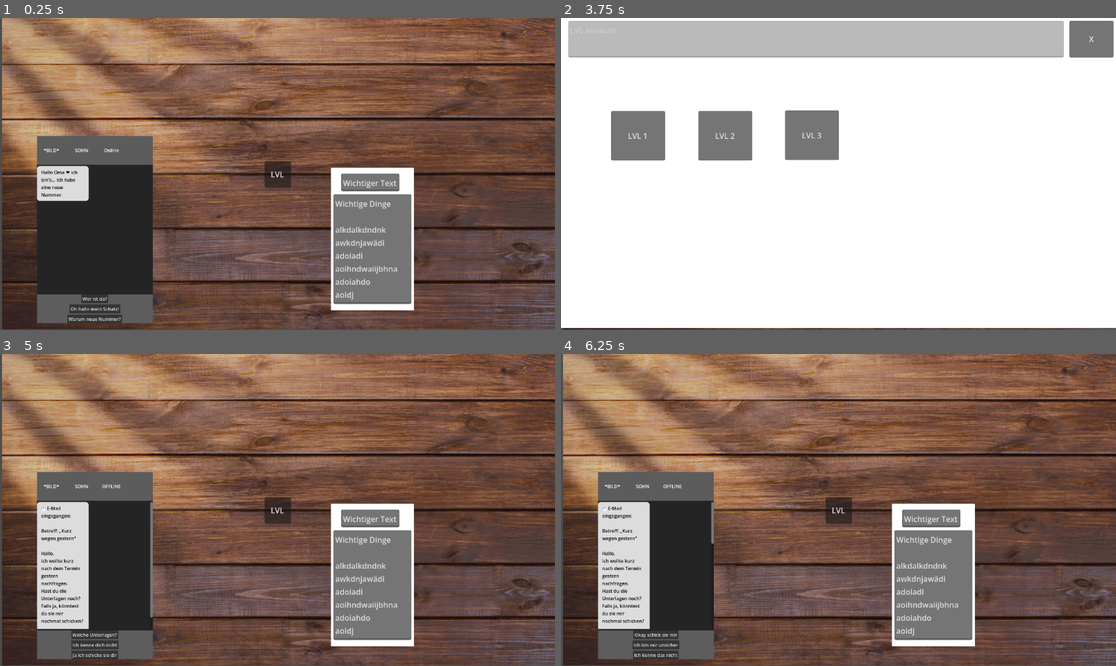
Above: before the commit, frames 1-4 (two rows, left to right).
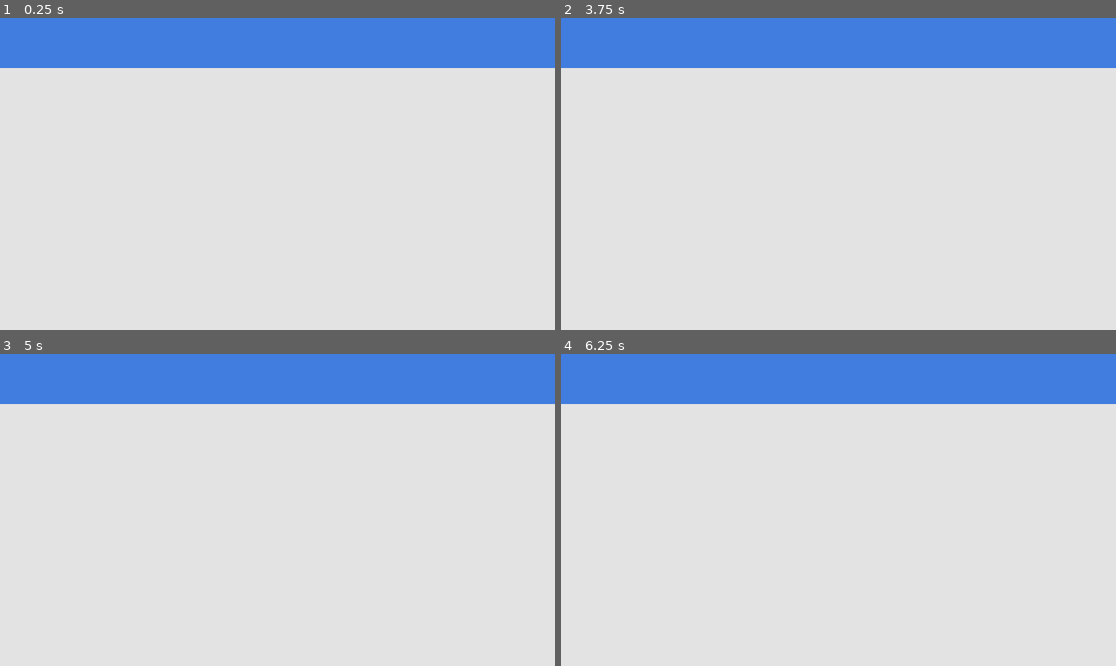
Above: after the commit, the same moments.

Repository: EgmundEGG/Enkeltrickbetr-ger-Spiel
Game: Godot game, scene res://MainMenu.tscn
The game is run twice, just before and just after one commit, with the same random seed, the same clock (stepped at 60 frames per second) and the same inputs. Before the commit the project starts from res://Handy.tscn.
Inputs (mouse positions are in pixels of both pictures, inside the frame that each line leads up to):
- Up to frame 1 (0.25 s): no input
- Up to frame 2 (3.75 s): click (655, 298) at 0.5 s, where only the run before the commit has a clickable "Wer ist da?"; click (655, 298) at 1.25 s, where only the run before the commit has a clickable "Welcher Enkel?"; click (655, 298) at 2 s, where only the run before the commit has a clickable "Wie heißt du?"; click (655, 298) at 2.75 s, where only the run before the commit has a clickable "Das ist Betrug!"; click (838, 174) at 3.5 s, where only the run before the commit has a clickable "LVL"
- Up to frame 3 (5 s): click (77, 472) at 4.25 s, where only the run before the commit has a clickable "LVL 1"
- Up to frame 4 (6.25 s): click (655, 634) at 5 s, where only the run before the commit has a clickable "Welche Unterlagen?"; click (655, 634) at 5.75 s, where only the run before the commit has a clickable "Ah jetzt erinnere ich mich"

The runs differ from the first frame. In frame 1, 99% of the frame differs, in the area x 0-100%, y 0-100%; in frame 2, 100%; in frame 3, 97%; in frame 4, 97%.

Commit message:
Erstellen des Hauptmenüs
Simple Szene aus 2 farbigen Rechtecken; Festlegen als Startszene

Diff:
--- /dev/null
+++ b/enkeltrick-betrug/MainMenu.tscn
@@ -0,0 +1,26 @@
+[gd_scene format=3 uid="uid://c4owf0cu5p2fy"]
+
+[node name="MainMenu" type="Control" unique_id=933322017]
+layout_mode = 3
+anchors_preset = 15
+anchor_right = 1.0
+anchor_bottom = 1.0
+grow_horizontal = 2
+grow_vertical = 2
+
+[node name="Background" type="ColorRect" parent="." unique_id=796196206]
+layout_mode = 1
+anchors_preset = 15
+anchor_right = 1.0
+anchor_bottom = 1.0
+grow_horizontal = 2
+grow_vertical = 2
+color = Color(0.89, 0.89, 0.89, 1)
+
+[node name="ColorRect" type="ColorRect" parent="." unique_id=1672001294]
+layout_mode = 1
+anchors_preset = 10
+anchor_right = 1.0
+offset_bottom = 104.0
+grow_horizontal = 2
+color = Color(0.25065494, 0.49176848, 0.87110835, 1)
--- a/enkeltrick-betrug/project.godot
+++ b/enkeltrick-betrug/project.godot
@@ -11,7 +11,7 @@
 [application]
 
 config/name="EnkeltrickBetrug"
-run/main_scene="uid://byahlyysvua57"
+run/main_scene="uid://c4owf0cu5p2fy"
 config/features=PackedStringArray("4.6", "Forward Plus")
 config/icon="res://icon.svg"
 
